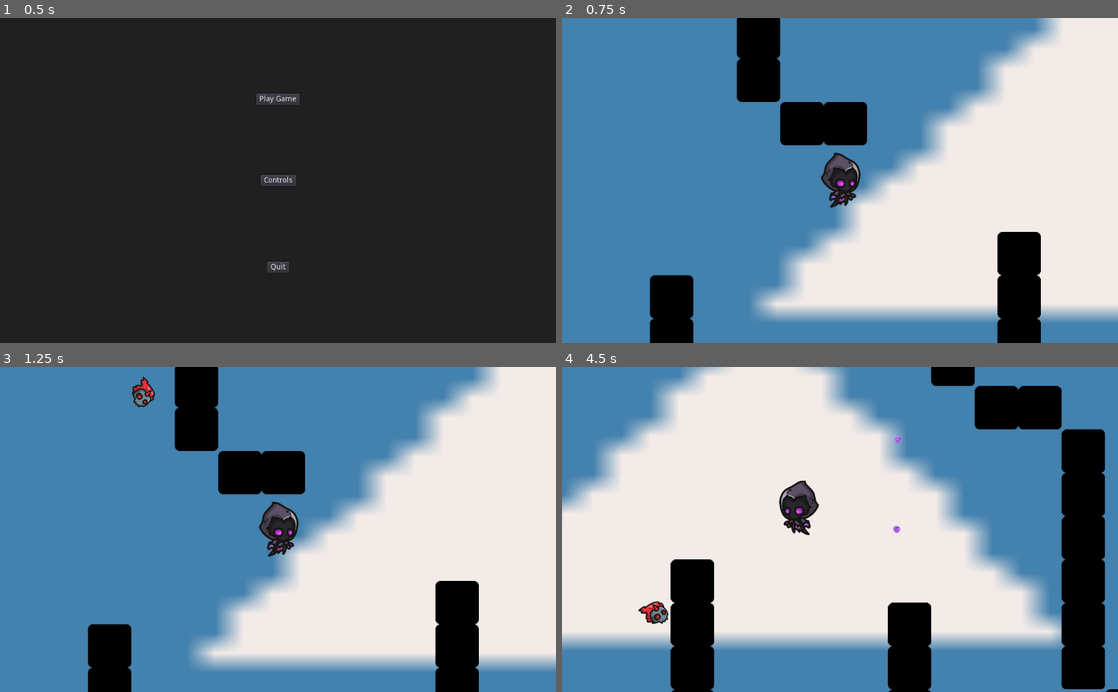
Above: before the commit, frames 1-4 (two rows, left to right).
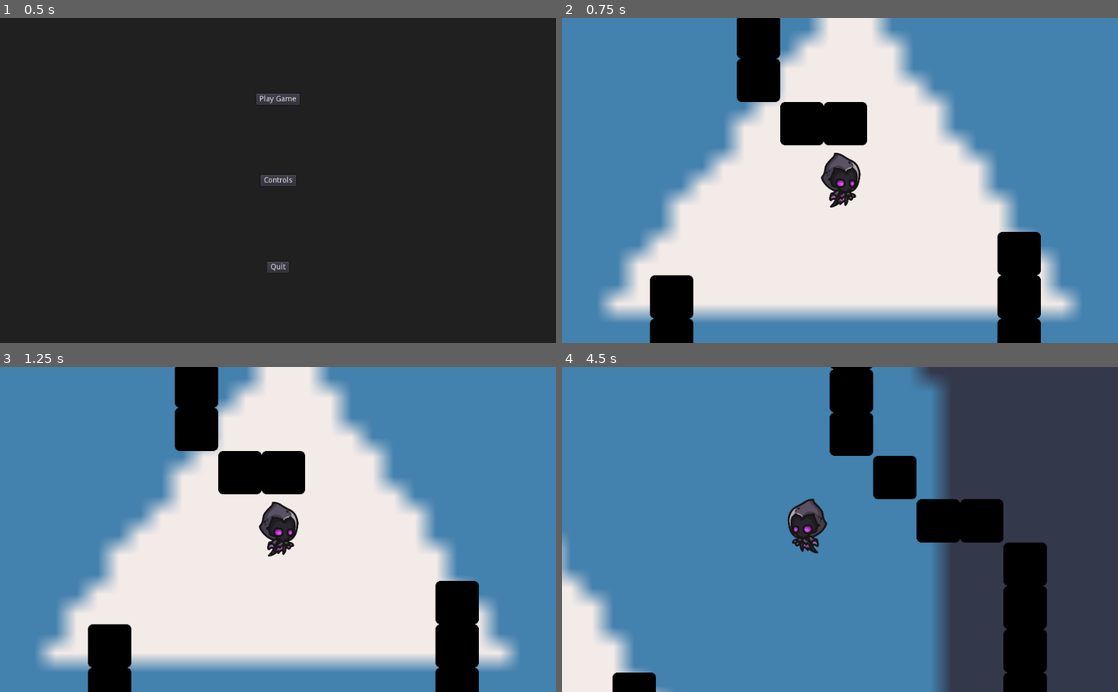
Above: after the commit, the same moments.

Repository: danielmfr/Trabalho_Final-Prog_para_Jogos
Game: Godot game, scene res://Scenes/levels/MainMenu.tscn
Same seed, same stepped clock (60 frames per second), same inputs: the game is played once before the commit and once after it. The engine's default icon, where the game draws it, is replaced by a stand-in: a white triangle on a blue panel in a dark square.
Inputs (mouse positions are in pixels of both pictures, inside the frame that each line leads up to):
- Up to frame 1 (0.5 s): no input
- Up to frame 2 (0.75 s): click "Play Game" at 0.5 s
- Up to frame 3 (1.25 s): no input
- Up to frame 4 (4.5 s): move the mouse to (962, 513) at 1.27 s; press the mouse at (962, 513) at 1.28 s; hold D (right) 1.28-2.03 s; move the mouse to (728, 545) at 2.02 s; release the mouse at (728, 545) at 2.03 s; hold S (down) 2.03-2.78 s; click (728, 545) at 2.1 s; move the mouse to (895, 458) at 2.77 s; press the mouse at (895, 458) at 2.78 s; hold D (right) 2.78-3.53 s; move the mouse to (812, 594) at 3.52 s; release the mouse at (812, 594) at 3.53 s; hold W (up) 3.53-4.28 s; click (812, 594) at 3.6 s; move the mouse to (1006, 578) at 4.27 s; press the mouse at (1006, 578) at 4.28 s; hold A (left) from 4.28 s (still down)

Frame 1 is identical in both runs. In frame 2, 46% of the frame differs, in the area x 6-100%, y 0-94%; in frame 3, 46%; in frame 4, 87%, in the area x 0-100%, y 0-100%.

Commit message:
recuo dos inimigos, vida, e outros detalhes

Diff:
--- a/Scenes/characters/Enemy.gd
+++ b/Scenes/characters/Enemy.gd
@@ -1,21 +1,51 @@
 extends KinematicBody2D
 
-var motion = Vector2()
-
-func _ready():
-	pass
+var movespeed = 100
+var motion = Vector2.ZERO
+var vida = 3
+var atordoado = false
+var recuo = 2
 
 func _physics_process(delta):
-	#var Player = get_path()
-	var player := get_tree().get_root().get_node("Fase").get_node("Player")
-	#GET
-	self.position += (player.get_position() - self.position) / 50
-	look_at(player.get_position())
 
+	#innimigo se movimento em direção do player
+	if Global.jogador != null and atordoado == false:
+		motion = global_position.direction_to(Global.jogador.global_position)
+	global_position += motion * movespeed * delta
+
+	#colisão com as paredes
 	move_and_collide(motion)
 
+	#verificar se o inimigo está morto
+	if vida <= 0:
+		queue_free()
 
-func _on_Area2D_body_entered(body):
-	if 'Bullet' in body.name:
-		print('morreu')
-		queue_free()
+#quando o inimigo receber dano
+func _on_Area2D_area_entered(area):
+	print("atingido")
+	vida -=1
+	motion = -motion * recuo
+	atordoado = true
+	$timer_recuo.start()
+
+
+func _on_timer_recuo_timeout():
+	atordoado = false
+
+
+		#var Player = get_path()
+		#var player := get_tree().get_root().get_node("Fase").get_node("Player")
+		#GET
+		#self.position += (player.get_position() - self.position) / 50
+		#look_at(player.get_position())
+
+
+
+
+#func _on_Area2D_body_entered(body):
+	#pass
+	#if area.is_in_group("dano"):
+	#	area
+	#if 'Bullet' in body.name	:
+		#print('morreu')
+	#	queue_free()
--- a/Scenes/characters/Enemy.tscn
+++ b/Scenes/characters/Enemy.tscn
@@ -29,4 +29,9 @@
 position = Vector2( 1, -1 )
 shape = SubResource( 2 )
 
-[connection signal="body_entered" from="Area2D" to="." method="_on_Area2D_body_entered"]
+[node name="timer_recuo" type="Timer" parent="."]
+wait_time = 0.1
+one_shot = true
+
+[connection signal="area_entered" from="Area2D" to="." method="_on_Area2D_area_entered"]
+[connection signal="timeout" from="timer_recuo" to="." method="_on_timer_recuo_timeout"]
--- a/Scenes/characters/Player.gd
+++ b/Scenes/characters/Player.gd
@@ -1,12 +1,15 @@
 extends KinematicBody2D
 
-var movespeed = 500
+var movespeed = 400
 var bullet = preload("res://Scenes/props/Bullet.tscn")
 
 var recarregado = true
 
 func _ready():
-	pass
+	Global.jogador = self
+
+func _enter_tree():
+	Global.jogador = null
 
 func _physics_process(delta):
 	var motion = Vector2()
--- a/Scenes/characters/Player.tscn
+++ b/Scenes/characters/Player.tscn
@@ -36,7 +36,7 @@
 smoothing_enabled = true
 
 [node name="tempo_recarga" type="Timer" parent="."]
-wait_time = 0.3
+wait_time = 0.2
 one_shot = true
 
 [connection signal="body_entered" from="Area2D" to="." method="_on_Area2D_body_entered"]
--- a/Scenes/levels/Phase1.gd
+++ b/Scenes/levels/Phase1.gd
@@ -1,6 +1,8 @@
 extends Node2D
 
 var criacao_no_pai = null
+
+var jogador = null
 
 #singleton
 func instance_node(node, location, parent):
--- a/Scenes/levels/Phase1.tscn
+++ b/Scenes/levels/Phase1.tscn
@@ -28,12 +28,12 @@
 [node name="Sprite" type="Sprite" parent="."]
 modulate = Color( 0.968627, 0.937255, 0.937255, 1 )
 self_modulate = Color( 0.984314, 0.984314, 0.972549, 1 )
-position = Vector2( 949, 639 )
-scale = Vector2( 42.0938, 28.9688 )
+position = Vector2( 599.499, 639 )
+scale = Vector2( 31.1719, 28.9688 )
 z_index = -1
 texture = ExtResource( 4 )
 
 [node name="TileMap" type="TileMap" parent="."]
 tile_set = ExtResource( 5 )
 format = 1
-tile_data = PoolIntArray( -4, 0, 0, -3, 0, 0, -2, 0, 0, -1,  …(828 unchanged characters)… 6450, 0, 0, 786455, 0, 0, 786456, 0, 0, 786457, 0, 0, 786458, 0, 0, 786459, 0, 0, 786460, 0, 0, 786461, 0, 0, 786462, 0, 0, 786463, 0, 0, 917503, 0, 0, 851973, 0, 0, 851981, 0, 0, 851986, 0, 0, 852000, 0, 0, 917504, 0, 0, 917509, 0, 0, 917515, 0, 0, 917516, 0, 0, 917522, 0, 0, 917536, 0, 0, 983040, 0, 0, 983045, 0, 0, 983058, 0, 0, 983062, 0, 0, 983063, 0, 0, 983072, 0, 0, 1114110, 0, 0, 1114111, 0, 0, 1048607, 0, 0, 1179646, 0, 0, 1114143, 0, 0, 1245181, 0, 0, 1245182, 0, 0, 1179678, 0, 0, 1310717, 0, 0, 1245213, 0, 0, 1376253, 0, 0, 1310740, 0, 0, 1310741, 0, 0, 1310742, 0, 0, 1310743, 0, 0, 1310744, 0, 0, 1310745, 0, 0, 1310746, 0, 0, 1310747, 0, 0, 1310748, 0, 0, 1441790, 0, 0, 1441791, 0, 0, 13 …(298 unchanged characters)…
+tile_data = PoolIntArray( -4, 0, 0, -3, 0, 0, -2, 0, 0, -1,  …(828 unchanged characters)… 6450, 0, 0, 786455, 0, 0, 786456, 0, 0, 917503, 0, 0, 851973, 0, 0, 851981, 0, 0, 851986, 0, 0, 851992, 0, 0, 917504, 0, 0, 917509, 0, 0, 917515, 0, 0, 917516, 0, 0, 917522, 0, 0, 917528, 0, 0, 983040, 0, 0, 983045, 0, 0, 983058, 0, 0, 983062, 0, 0, 983063, 0, 0, 983064, 0, 0, 1114110, 0, 0, 1114111, 0, 0, 1048600, 0, 0, 1179646, 0, 0, 1114136, 0, 0, 1245181, 0, 0, 1245182, 0, 0, 1179672, 0, 0, 1310717, 0, 0, 1245208, 0, 0, 1376253, 0, 0, 1310740, 0, 0, 1310741, 0, 0, 1310742, 0, 0, 1310743, 0, 0, 1441790, 0, 0, 1441791, 0, 0, 13 …(298 unchanged characters)…
--- a/Scenes/props/Bullet.gd
+++ b/Scenes/props/Bullet.gd
@@ -1,28 +1,14 @@
 extends Area2D
 
-const speed = 300
+const speed = 800
 var dir_unica = true
 var velocity = Vector2(1,0)
 
-#var target
-
-func _process(delta):
+func _physics_process(delta):
 	if dir_unica:
 		look_at(get_global_mouse_position())
 		dir_unica = false
 	global_position += velocity.rotated(rotation) * speed * delta
-
-
-#func _ready():
-#	target = get_global_mouse_position()
-#	velocity -= (position - target).normalized()*speed
-
-
-#func _physics_process(delta):
-	#velocity = -(position - target).normalized()
-	#velocity = Vector2(30,0)
-#	position += velocity
-
 
 func _on_Bullet_body_entered(body):
 	if "Enemy" in body.name:
--- a/Scenes/props/Bullet.tscn
+++ b/Scenes/props/Bullet.tscn
@@ -6,11 +6,11 @@
 [sub_resource type="RectangleShape2D" id=2]
 extents = Vector2( 6, 6 )
 
-[node name="Bullet" type="Area2D"]
+[node name="Bullet" type="Area2D" groups=["dano"]]
 script = ExtResource( 2 )
 
 [node name="Sprite" type="Sprite" parent="."]
-scale = Vector2( 0.1, 0.1 )
+scale = Vector2( 0.3, 0.3 )
 texture = ExtResource( 1 )
 
 [node name="CollisionShape2D" type="CollisionShape2D" parent="."]
